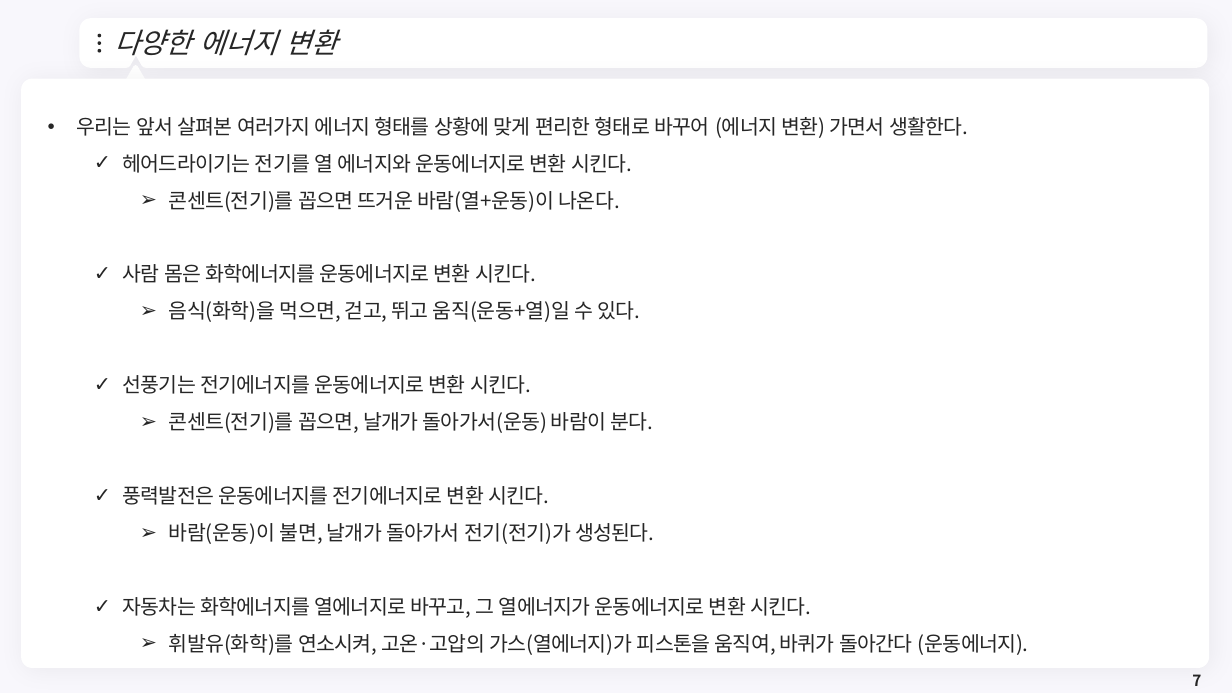
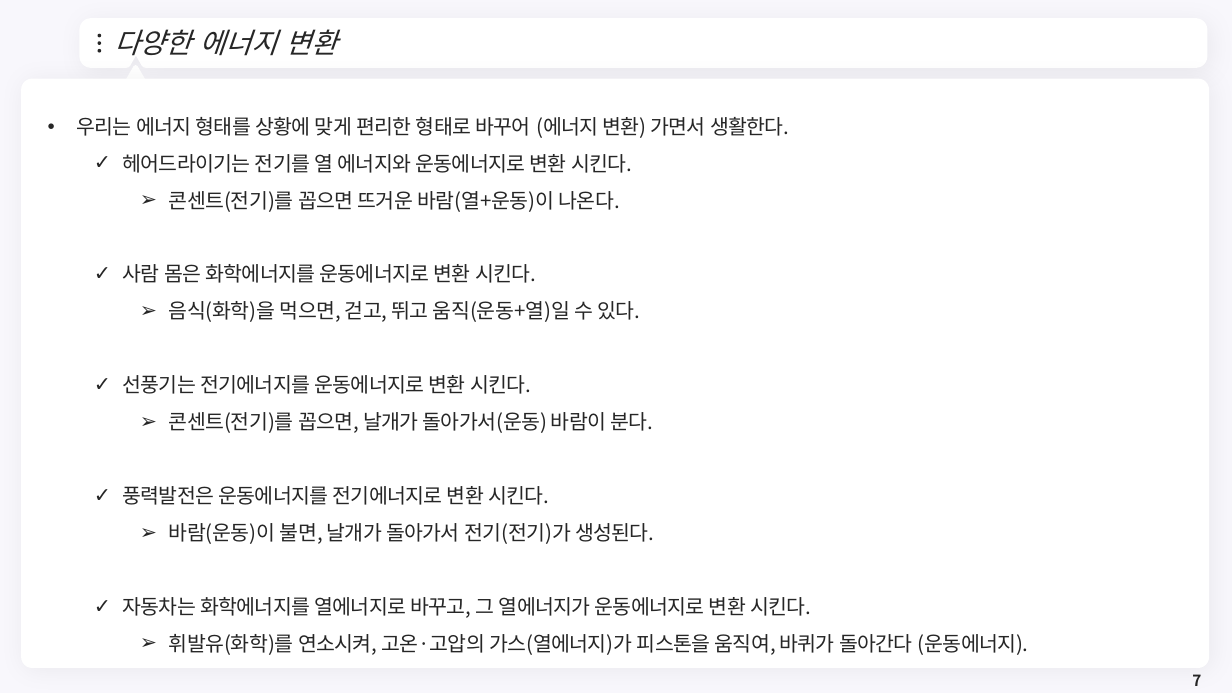
Before and after one commit to meandthey/Teaching, a slide deck: slide 7 of 에너지경제학/자원에너지경제학_Chapter_1.pptx. Drawn at 1232x693 pixels with LibreOffice and Linux fonts; fonts in the diff are those of the drawing; background and template pictures are left out. Boxes give left, top, right and bottom in pixels: in the first picture for what was removed or moved away, otherwise in the second. Text is boxed around its words. In the diff, an @@ line names an element or a change of style, - is before the commit and + after.

```diff
--- a/에너지경제학/자원에너지경제학_Chapter_1.pptx
+++ b/에너지경제학/자원에너지경제학_Chapter_1.pptx
@@ text at [76,117,789,138]: text changed @@
-• 우리는 앞서 살펴본 여러가지 에너지 형태를 상황에 맞게 편리한 형태로 바꾸어 (에너지 변환) 가면서 생활한다.
+• 우리는 에너지 형태를 상황에 맞게 편리한 형태로 바꾸어 (에너지 변환) 가면서 생활한다.
```
Also in this commit, not shown: 3 other slides changed, 1 slide added.
